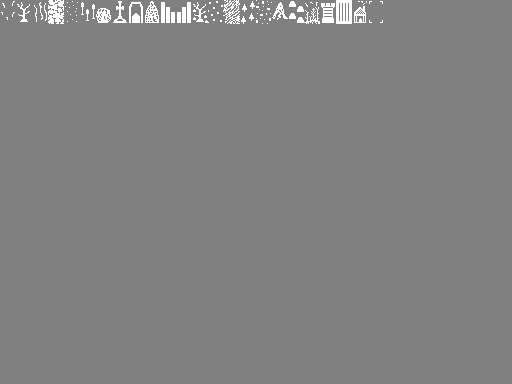
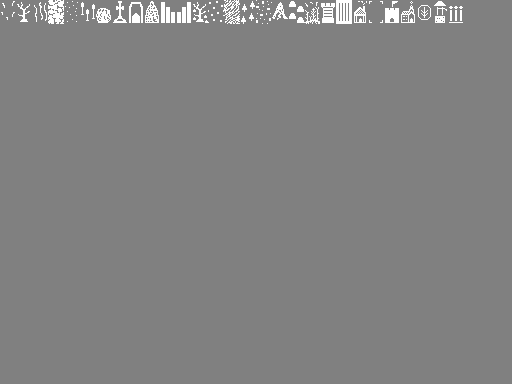
Comparing the layer stacks of the two (512, 384) images. Changes:
painted on "Background" over (x1=385, y1=1, x2=463, y2=23)
